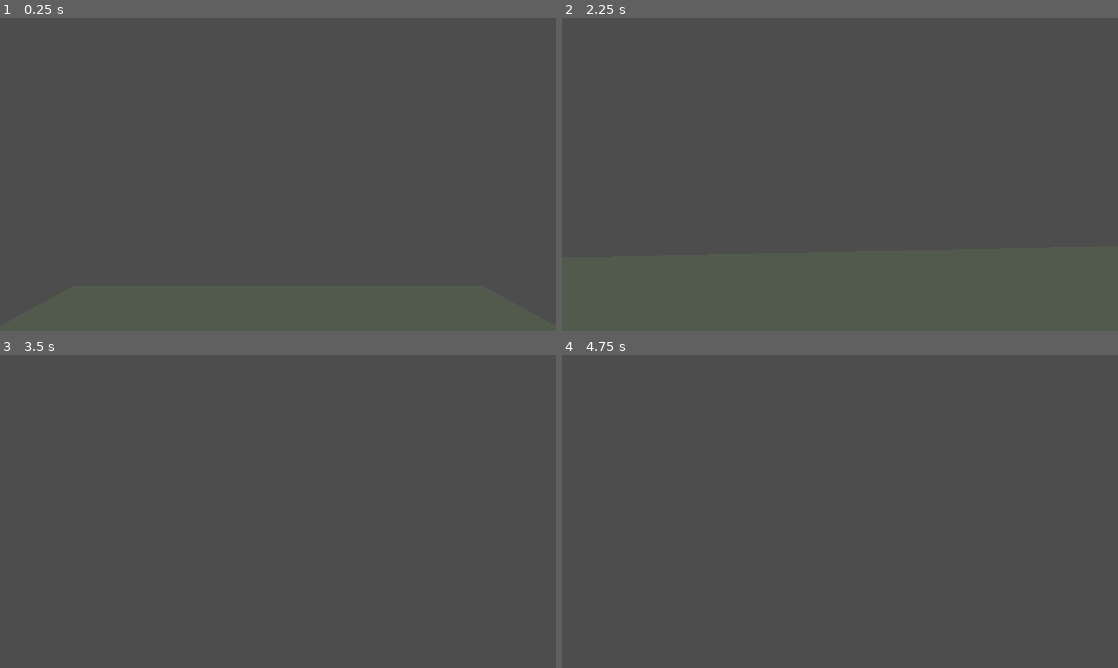
Above: before the commit, frames 1-4 (two rows, left to right).
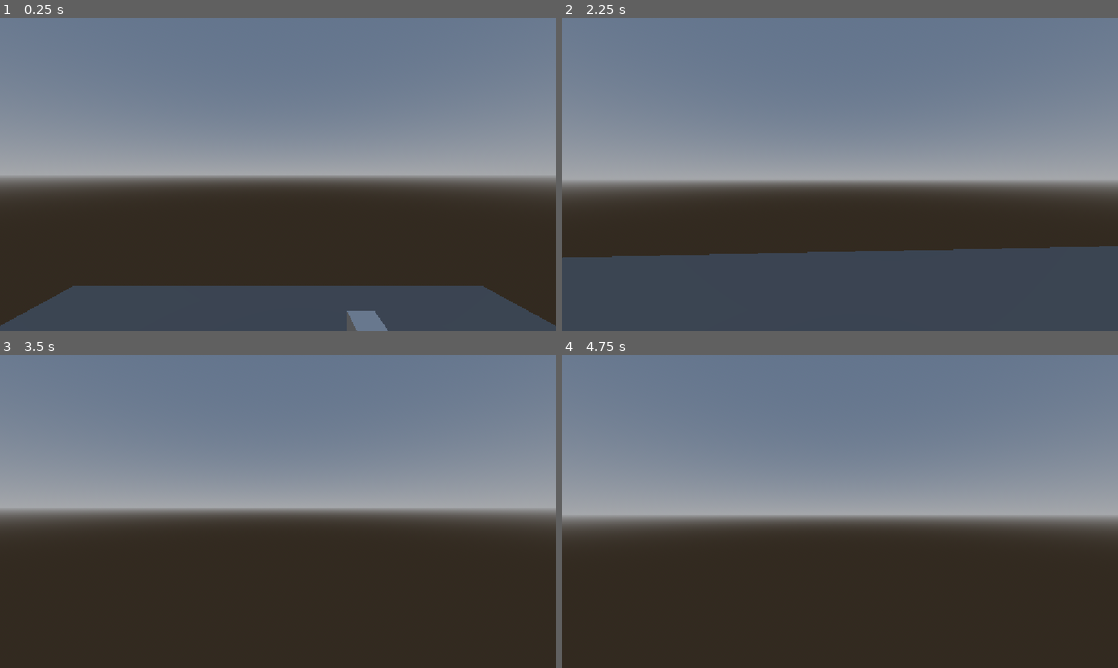
Above: after the commit, the same moments.

Repository: boredguywithacomputer/untitled-hackclub-game
Game: Godot game, scene res://node_3d.tscn
The game is run twice, just before and just after one commit, with the same random seed, the same clock (stepped at 60 frames per second) and the same inputs.
Inputs (mouse positions are in pixels of both pictures, inside the frame that each line leads up to):
- Up to frame 1 (0.25 s): no input
- Up to frame 2 (2.25 s): tap Enter at 0.5 s; move the mouse to (867, 174) at 0.52 s; press the mouse at (867, 174) at 0.53 s; hold W (Forward) from 0.53 s (still down); tap Space (Jump) at 0.77, 1.52 s; move the mouse to (812, 174) at 1.27 s; release the mouse at (812, 174) at 1.28 s; tap E (Interact) at 1.35 s; click (812, 174) at 1.55 s; move the mouse to (851, 168) at 2.02 s; press the mouse at (851, 168) at 2.03 s
- Up to frame 3 (3.5 s): keep holding W (Forward); move the mouse to (272, 517) at 2.77 s; release the mouse at (272, 517) at 2.78 s; tap Alt at 2.85 s; tap Space (Jump) at 3.02 s; click (272, 517) at 3.05 s
- Up to frame 4 (4.75 s): keep holding W (Forward); tap Space (Jump) at 3.5, 3.77, 4.52 s; move the mouse to (878, 514) at 3.52 s; press the mouse at (878, 514) at 3.53 s; tap Shift at 3.6 s; tap Enter at 4.25 s; move the mouse to (795, 508) at 4.27 s; release the mouse at (795, 508) at 4.28 s; click (795, 508) at 4.35 s

The runs differ from the first frame. In frame 1, 85% of the frame differs, in the area x 0-100%, y 0-100%; in frame 2, 72%; in frame 3, 97%; in frame 4, 97%.

Commit message:
Added a FLAMETHROWER!!!
the flamethrower script checks the inventory for the 'Fuel' item which are  pickuppable from the floor.
If it has fuel, the flamethrower uses a little spherical collision thing with a mask to check if its burning a door (i arbitrarily set doors to layer 5)
It then emits a signal containing an array of every layer 5 object it hit.

One such object, the door, receives that signal and destroys itself if it is included in the aforementioned array.

Diff:
--- a/imdead/Events.gd
+++ b/imdead/Events.gd
@@ -2,3 +2,4 @@
 signal prompt(promptname: String, object: Node, triggerevent: String)
 signal unprompt(object: Node)
 signal interaction(object: Node, triggerevent: String)
+signal burn(objectList: Array)
--- a/imdead/Inventory.gd
+++ b/imdead/Inventory.gd
@@ -8,7 +8,7 @@
 	Events.interaction.connect(_check_for_pickups)
 
 func _process(delta: float) -> void:
-	pass
+	_update_inventory_ui()
 
 func _update_inventory_ui():
 	var inv = "";
@@ -20,9 +20,12 @@
 func _check_for_pickups(object: Node, triggerevent: String) -> void:
 	if triggerevent.begins_with("Grab_"):
 		var objectname = triggerevent.split("Grab_")[1];
-		#object.queue_free()
+
+		if objectname != "Fish":
+			object.queue_free()
+
 		if inventory.has(objectname):
 			inventory[objectname].count += 1
 		else:
 			inventory[objectname] = { "count": 1 }
-	_update_inventory_ui()
+	#_update_inventory_ui()
--- /dev/null
+++ b/imdead/door.gd
@@ -0,0 +1,12 @@
+extends RigidBody3D
+
+func _ready() -> void:
+	Events.burn.connect(_check_if_burned)
+
+func _check_if_burned(victims):
+	if victims.has(self):
+		queue_free()
+
+# Called every frame. 'delta' is the elapsed time since the previous frame.
+func _process(delta: float) -> void:
+	pass
--- /dev/null
+++ b/imdead/models/flamethrower.gd
@@ -0,0 +1,24 @@
+extends Node3D
+
+var active = false
+
+func _ready() -> void:
+	visible = false
+	pass # Replace with function body.
+
+func _process(delta: float) -> void:
+	if Inventory.inventory.has("Flamethrower"):
+		visible = true
+		active = true
+
+func _check_fuel() -> int:
+	if Inventory.inventory.has("Fuel"):
+		return  Inventory.inventory["Fuel"].count
+	else:
+		return 0
+
+func _input(event: InputEvent) -> void:
+	if event.is_action_pressed("Fire") and active and _check_fuel() > 0:
+		Inventory.inventory["Fuel"].count -= 1;
+		var colliders = $Hitbox.get_overlapping_bodies()
+		Events.burn.emit(colliders)
--- a/imdead/node_3d.tscn
+++ b/imdead/node_3d.tscn
@@ -3,11 +3,16 @@
 [ext_resource type="Script" uid="uid://dejb6bxwdblgf" path="res://character_body_3d.gd" id="1_a202f"]
 [ext_resource type="Script" uid="uid://qcorh6p4dxxh" path="res://camera_3d.gd" id="2_noarx"]
 [ext_resource type="Script" uid="uid://bmnwym5t4enom" path="res://loot_llama.gd" id="3_a0tk4"]
+[ext_resource type="Script" uid="uid://dlq6mavbu7bq3" path="res://models/flamethrower.gd" id="4_i5arm"]
+[ext_resource type="PackedScene" uid="uid://cgye7ghib5045" path="res://flamethrower.glb" id="4_jka67"]
 [ext_resource type="Script" uid="uid://6q33gsl1ha8y" path="res://canvas_layer.gd" id="4_r3fl7"]
+[ext_resource type="Script" uid="uid://dfg51hdbq46j6" path="res://door.gd" id="6_wc5p8"]
 
 [sub_resource type="CylinderShape3D" id="CylinderShape3D_4xowi"]
 
 [sub_resource type="CapsuleMesh" id="CapsuleMesh_lgns8"]
+
+[sub_resource type="SphereShape3D" id="SphereShape3D_236rp"]
 
 [sub_resource type="PhysicsMaterial" id="PhysicsMaterial_4xowi"]
 
@@ -16,17 +21,30 @@
 [sub_resource type="BoxShape3D" id="BoxShape3D_5hio4"]
 size = Vector3(30, 0.1, 30)
 
+[sub_resource type="ProceduralSkyMaterial" id="ProceduralSkyMaterial_ys3fy"]
+
+[sub_resource type="Sky" id="Sky_r3fl7"]
+sky_material = SubResource("ProceduralSkyMaterial_ys3fy")
+
 [sub_resource type="Environment" id="Environment_lgns8"]
 background_mode = 2
+sky = SubResource("Sky_r3fl7")
+ambient_light_source = 3
 ambient_light_color = Color(0.6074128, 0.6693338, 0.57605195, 1)
+reflected_light_source = 2
+
+[sub_resource type="StandardMaterial3D" id="StandardMaterial3D_i5arm"]
 
 [sub_resource type="BoxMesh" id="BoxMesh_lgns8"]
+material = SubResource("StandardMaterial3D_i5arm")
 
 [sub_resource type="StandardMaterial3D" id="StandardMaterial3D_noarx"]
 
 [sub_resource type="BoxShape3D" id="BoxShape3D_lgns8"]
 
 [sub_resource type="SphereShape3D" id="SphereShape3D_5hio4"]
+
+[sub_resource type="PhysicsMaterial" id="PhysicsMaterial_jka67"]
 
 [node name="Node3D" type="Node3D" unique_id=1729448010]
 
@@ -43,6 +61,18 @@
 [node name="Camera3D" type="Camera3D" parent="Player/MeshInstance3D" unique_id=1055353255]
 transform = Transform3D(1, 0, 0, 0, 1, 0, 0, 0, 1, 0, 0.5, 0)
 script = ExtResource("2_noarx")
+
+[node name="flamethrower" parent="Player/MeshInstance3D/Camera3D" unique_id=2123042881 instance=ExtResource("4_jka67")]
+transform = Transform3D(-1.5497033e-08, -2.732545e-09, -0.36, -0.062513344, 0.3545308, 0, 0.3545308, 0.062513344, -1.57361e-08, 0.5, -0.21866131, -0.8949595)
+script = ExtResource("4_i5arm")
+
+[node name="Hitbox" type="Area3D" parent="Player/MeshInstance3D/Camera3D/flamethrower" unique_id=473736985]
+collision_layer = 0
+collision_mask = 16
+
+[node name="CollisionShape3D" type="CollisionShape3D" parent="Player/MeshInstance3D/Camera3D/flamethrower/Hitbox" unique_id=1532071211]
+transform = Transform3D(7, 2.5033955e-07, 8.893848e-22, -2.5033955e-07, 7, 2.4868999e-14, 0, -2.4868999e-14, 7, -2.857, -0.504, 0)
+shape = SubResource("SphereShape3D_236rp")
 
 [node name="Floor" type="RigidBody3D" parent="." unique_id=909522897]
 physics_material_override = SubResource("PhysicsMaterial_4xowi")
@@ -59,44 +89,113 @@
 [node name="WorldEnvironment" type="WorldEnvironment" parent="." unique_id=1218125405]
 environment = SubResource("Environment_lgns8")
 
-[node name="LootLlama" type="RigidBody3D" parent="." unique_id=1316466283]
+[node name="Fishy" type="RigidBody3D" parent="." unique_id=1316466283]
 transform = Transform3D(1, 0, 0, 0, 1, 0, 0, 0, 1, -3, 3, 3)
 mass = 300.0
 script = ExtResource("3_a0tk4")
 promptName = "Take Fishy"
 triggeredEvent = "Grab_Fish"
 
-[node name="MeshInstance3D" type="MeshInstance3D" parent="LootLlama" unique_id=768772424]
-mesh = SubResource("BoxMesh_lgns8")
-surface_material_override/0 = SubResource("StandardMaterial3D_noarx")
-
-[node name="CollisionShape3D" type="CollisionShape3D" parent="LootLlama" unique_id=1810029514]
-shape = SubResource("BoxShape3D_lgns8")
-
-[node name="Hitbox" type="Area3D" parent="LootLlama" unique_id=939205098]
-transform = Transform3D(3, 0, 0, 0, 3, 0, 0, 0, 3, 0, 0, 0)
-
-[node name="CollisionShape3D" type="CollisionShape3D" parent="LootLlama/Hitbox" unique_id=1844688015]
-shape = SubResource("SphereShape3D_5hio4")
-
-[node name="LootLlama2" type="RigidBody3D" parent="." unique_id=984429558]
+[node name="MeshInstance3D" type="MeshInstance3D" parent="Fishy" unique_id=768772424]
+mesh = SubResource("BoxMesh_lgns8")
+surface_material_override/0 = SubResource("StandardMaterial3D_noarx")
+
+[node name="CollisionShape3D" type="CollisionShape3D" parent="Fishy" unique_id=1810029514]
+shape = SubResource("BoxShape3D_lgns8")
+
+[node name="Hitbox" type="Area3D" parent="Fishy" unique_id=939205098]
+transform = Transform3D(3, 0, 0, 0, 3, 0, 0, 0, 3, 0, 0, 0)
+
+[node name="CollisionShape3D" type="CollisionShape3D" parent="Fishy/Hitbox" unique_id=1844688015]
+shape = SubResource("SphereShape3D_5hio4")
+
+[node name="Flamethrower" type="RigidBody3D" parent="." unique_id=1565835511]
+transform = Transform3D(1, 0, 0, 0, 1, 0, 0, 0, 1, 4, 3, 3)
+mass = 6000.0
+physics_material_override = SubResource("PhysicsMaterial_jka67")
+script = ExtResource("3_a0tk4")
+promptName = "Permanently Borrow Flamethrower"
+triggeredEvent = "Grab_Flamethrower"
+
+[node name="CollisionShape3D" type="CollisionShape3D" parent="Flamethrower" unique_id=298829859]
+shape = SubResource("BoxShape3D_lgns8")
+
+[node name="Hitbox" type="Area3D" parent="Flamethrower" unique_id=841617862]
+transform = Transform3D(3, 0, 0, 0, 3, 0, 0, 0, 3, 0, 0, 0)
+
+[node name="CollisionShape3D" type="CollisionShape3D" parent="Flamethrower/Hitbox" unique_id=1011350437]
+shape = SubResource("SphereShape3D_5hio4")
+
+[node name="flamethrower" parent="Flamethrower" unique_id=449929335 instance=ExtResource("4_jka67")]
+transform = Transform3D(0.6, 0, 0, 0, 0.6, 0, 0, 0, 0.6, 0, 0.2, 0)
+
+[node name="Fuel" type="RigidBody3D" parent="." unique_id=984429558]
 transform = Transform3D(1, 0, 0, 0, 1, 0, 0, 0, 1, -3, 3, 4.906854)
 mass = 300.0
 script = ExtResource("3_a0tk4")
-promptName = "Steal"
-triggeredEvent = "Mug"
-
-[node name="MeshInstance3D" type="MeshInstance3D" parent="LootLlama2" unique_id=104985071]
-mesh = SubResource("BoxMesh_lgns8")
-surface_material_override/0 = SubResource("StandardMaterial3D_noarx")
-
-[node name="CollisionShape3D" type="CollisionShape3D" parent="LootLlama2" unique_id=892118643]
-shape = SubResource("BoxShape3D_lgns8")
-
-[node name="Hitbox" type="Area3D" parent="LootLlama2" unique_id=2063474536]
-transform = Transform3D(3, 0, 0, 0, 3, 0, 0, 0, 3, 0, 0, 0)
-
-[node name="CollisionShape3D" type="CollisionShape3D" parent="LootLlama2/Hitbox" unique_id=1018047862]
+promptName = "Refuel"
+triggeredEvent = "Grab_Fuel"
+
+[node name="MeshInstance3D" type="MeshInstance3D" parent="Fuel" unique_id=104985071]
+mesh = SubResource("BoxMesh_lgns8")
+surface_material_override/0 = SubResource("StandardMaterial3D_noarx")
+
+[node name="CollisionShape3D" type="CollisionShape3D" parent="Fuel" unique_id=892118643]
+shape = SubResource("BoxShape3D_lgns8")
+
+[node name="Hitbox" type="Area3D" parent="Fuel" unique_id=2063474536]
+transform = Transform3D(3, 0, 0, 0, 3, 0, 0, 0, 3, 0, 0, 0)
+
+[node name="CollisionShape3D" type="CollisionShape3D" parent="Fuel/Hitbox" unique_id=1018047862]
+shape = SubResource("SphereShape3D_5hio4")
+
+[node name="Fuel2" type="RigidBody3D" parent="." unique_id=1200942483]
+transform = Transform3D(1, 0, 0, 0, 1, 0, 0, 0, 1, -3, 3, 6.906854)
+mass = 300.0
+script = ExtResource("3_a0tk4")
+promptName = "Refuel"
+triggeredEvent = "Grab_Fuel"
+
+[node name="MeshInstance3D" type="MeshInstance3D" parent="Fuel2" unique_id=421986854]
+mesh = SubResource("BoxMesh_lgns8")
+surface_material_override/0 = SubResource("StandardMaterial3D_noarx")
+
+[node name="MeshInstance3D2" type="MeshInstance3D" parent="Fuel2" unique_id=455511645]
+mesh = SubResource("BoxMesh_lgns8")
+surface_material_override/0 = SubResource("StandardMaterial3D_noarx")
+
+[node name="CollisionShape3D" type="CollisionShape3D" parent="Fuel2" unique_id=2035176314]
+shape = SubResource("BoxShape3D_lgns8")
+
+[node name="Hitbox" type="Area3D" parent="Fuel2" unique_id=305148974]
+transform = Transform3D(3, 0, 0, 0, 3, 0, 0, 0, 3, 0, 0, 0)
+
+[node name="CollisionShape3D" type="CollisionShape3D" parent="Fuel2/Hitbox" unique_id=1638266859]
+shape = SubResource("SphereShape3D_5hio4")
+
+[node name="Door" type="RigidBody3D" parent="." unique_id=603209943]
+transform = Transform3D(1, 0, 0, 0, 1, 0, 0, 0, 1, 5, 3, -5.093146)
+collision_layer = 16
+mass = 300.0
+script = ExtResource("6_wc5p8")
+
+[node name="MeshInstance3D" type="MeshInstance3D" parent="Door" unique_id=1655779428]
+mesh = SubResource("BoxMesh_lgns8")
+surface_material_override/0 = SubResource("StandardMaterial3D_noarx")
+
+[node name="MeshInstance3D2" type="MeshInstance3D" parent="Door" unique_id=1436865134]
+layers = 16
+mesh = SubResource("BoxMesh_lgns8")
+surface_material_override/0 = SubResource("StandardMaterial3D_noarx")
+
+[node name="CollisionShape3D" type="CollisionShape3D" parent="Door" unique_id=414491945]
+shape = SubResource("BoxShape3D_lgns8")
+
+[node name="Hitbox" type="Area3D" parent="Door" unique_id=122030379]
+transform = Transform3D(3, 0, 0, 0, 3, 0, 0, 0, 3, 0, 0, 0)
+collision_layer = 16
+
+[node name="CollisionShape3D" type="CollisionShape3D" parent="Door/Hitbox" unique_id=1332062725]
 shape = SubResource("SphereShape3D_5hio4")
 
 [node name="CanvasLayer" type="CanvasLayer" parent="." unique_id=1688848319]
--- a/imdead/project.godot
+++ b/imdead/project.godot
@@ -61,6 +61,15 @@
 "events": [Object(InputEventKey,"resource_local_to_scene":false,"resource_name":"","device":-1,"window_id":0,"alt_press …(192 unchanged characters)…
 ]
 }
+Fire={
+"deadzone": 0.2,
+"events": [Object(InputEventMouseButton,"resource_local_to_scene":false,"resource_name":"","device":-1,"window_id":0,"alt_pressed":false,"shift_pressed":false,"ctrl_pressed":false,"meta_pressed":false,"button_mask":1,"position":Vector2(116, 6),"global_position":Vector2(125, 54),"factor":1.0,"button_index":1,"canceled":false,"pressed":true,"double_click":false,"script":null)
+]
+}
+
+[layer_names]
+
+3d_render/layer_5="Door"
 
 [physics]
 
Not shown, added: imdead/door.gd.uid
Binary file added: imdead/flamethrower.glb
Not shown, added: imdead/flamethrower.glb.import
Not shown, added: imdead/models/flamethrower.gd.uid
